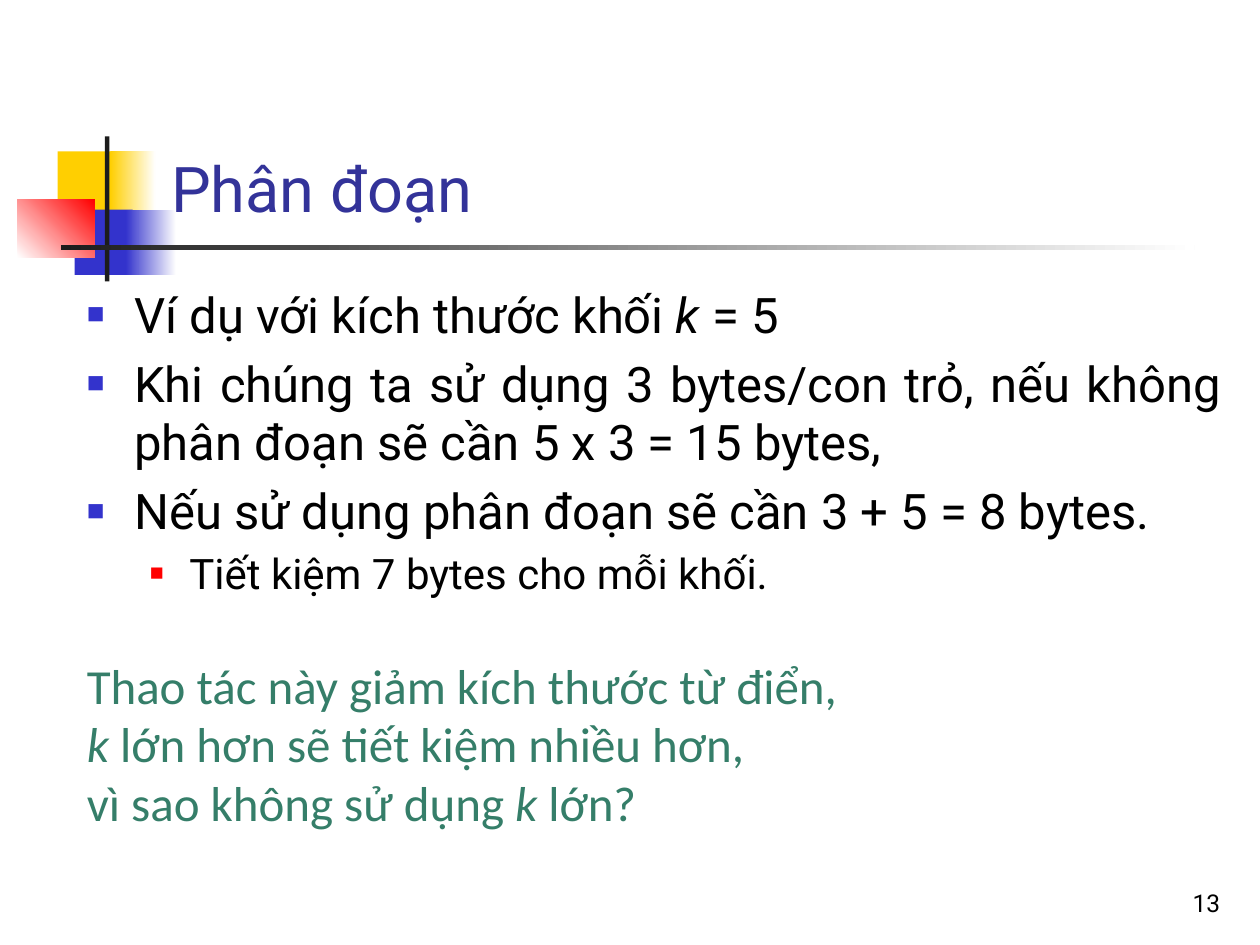
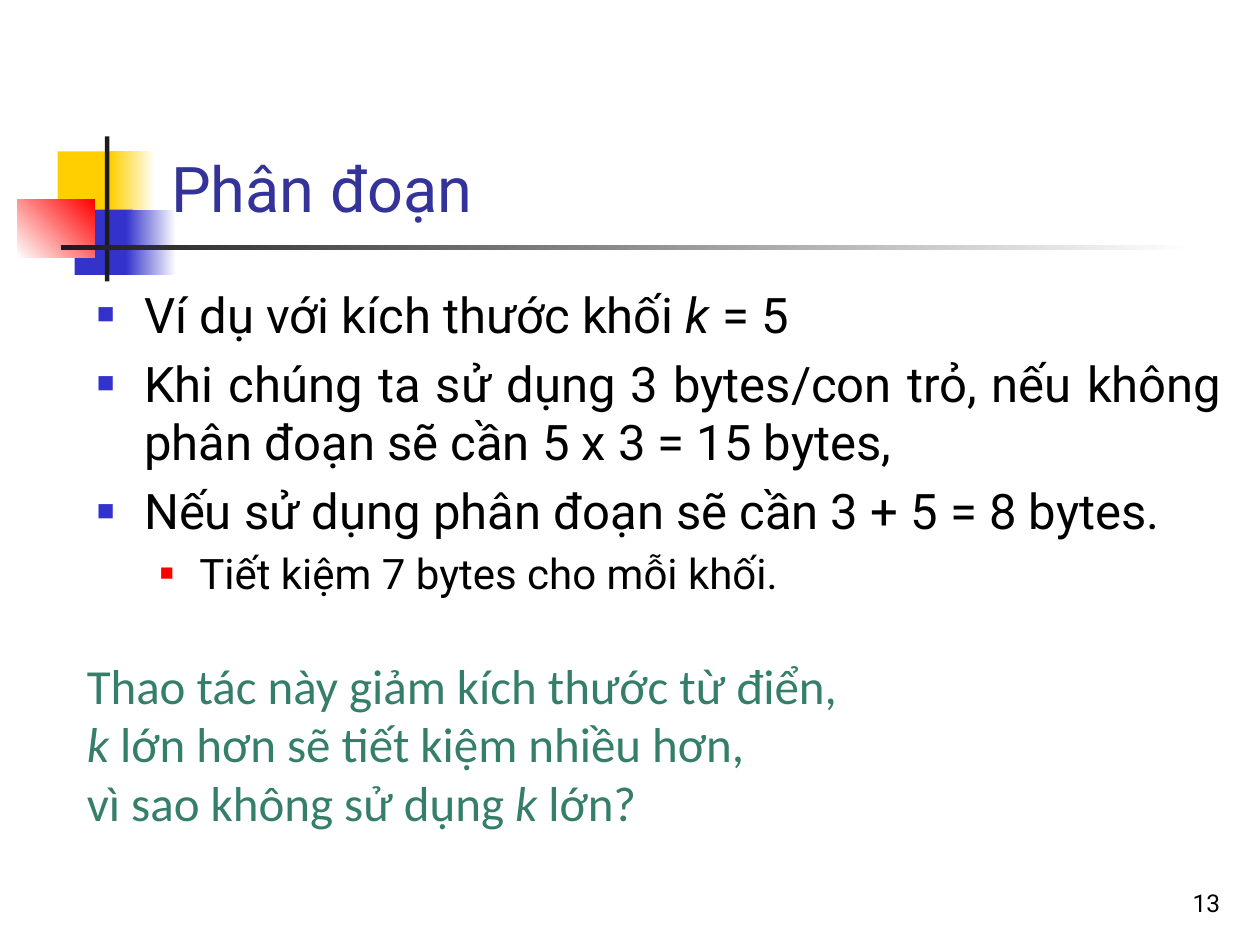
Before and after one commit to bangoc/IT4853, a slide deck: slide 13 of Bai 11 Nén chi muc nguoc.pptx. Drawn at 1260x945 pixels with LibreOffice and Linux fonts; fonts in the diff are those of the drawing. Boxes give left, top, right and bottom in pixels: in the first picture for what was removed or moved away, otherwise in the second. Text is boxed around its words. In the diff, an @@ line names an element or a change of style, - is before the commit and + after.

```diff
--- a/Bai 11 Nén chi muc nguoc.pptx
+++ b/Bai 11 Nén chi muc nguoc.pptx
@@ text "Ví dụ với kích thước ..." rewrapped from (134, 293, 1221, 598) to (144, 293, 1221, 598) @@
```
Also in this commit, not shown: 21 other slides changed.
